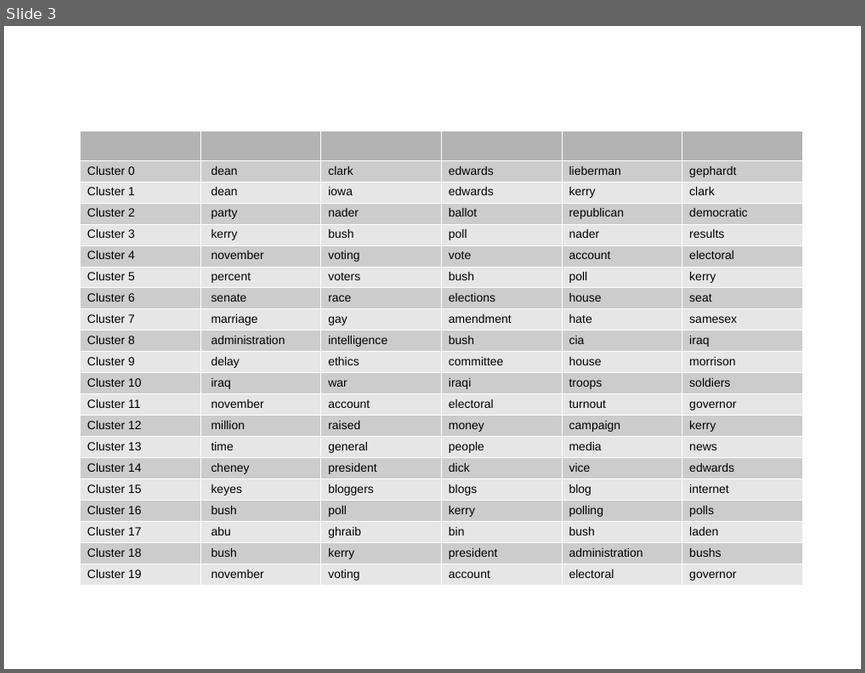
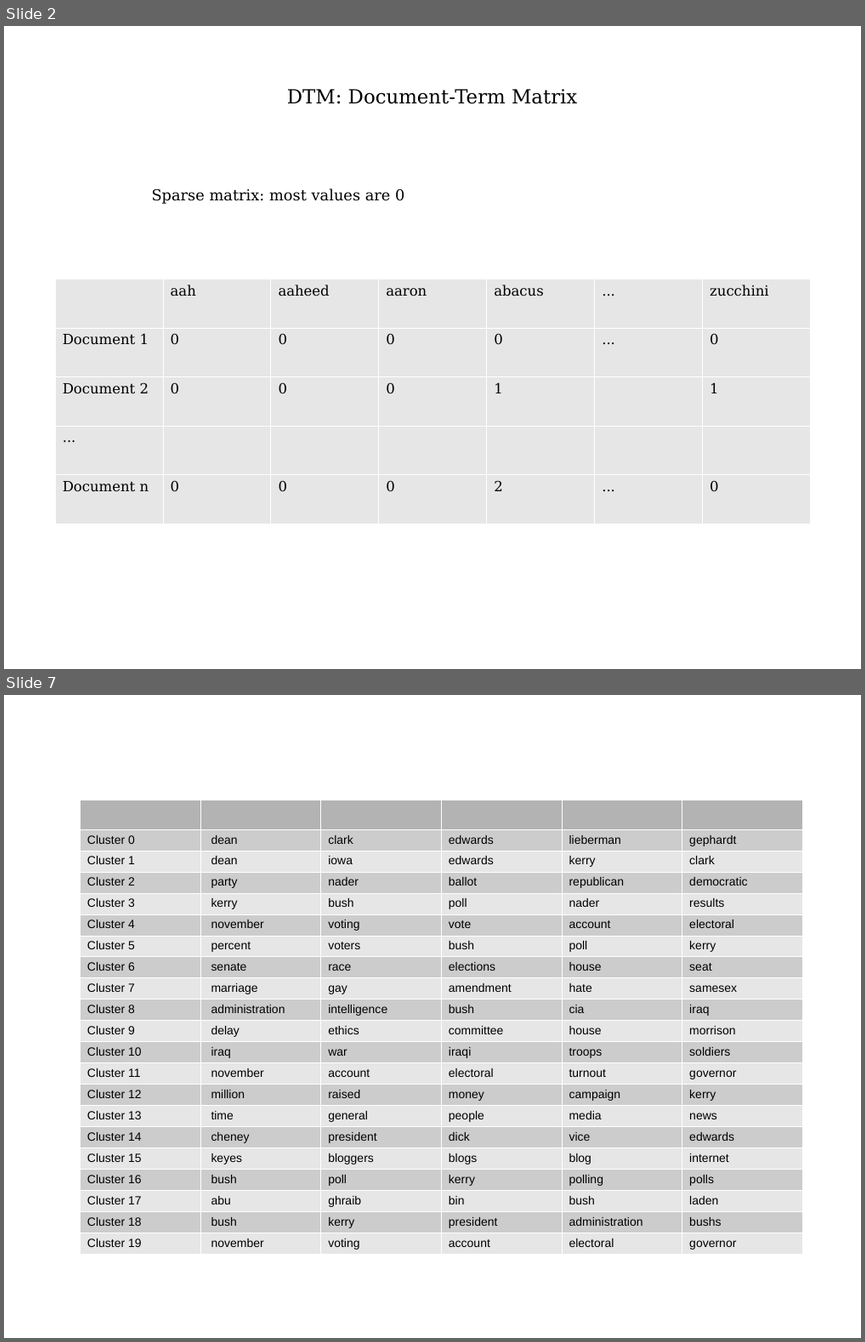
Before and after one commit to vitalv/doc-clustering-topic-modeling, a slide deck: doc-clustering-topic-modeling.odp. Shown one above the other, each under a label of ours: slide 3 before the commit, slides 2 and 7 after it; the slides between them are not shown. The pictures are 865x673 and 865x1342 pixels, drawn with LibreOffice and Linux fonts; fonts in the diff are those of the drawing. Boxes give left, top, right and bottom in pixels: in the first picture for what was removed or moved away, otherwise in the second. Text is boxed around its words. In the diff, an @@ line names an element or a change of style, - is before the commit and + after.

```diff
--- a/doc-clustering-topic-modeling.odp
+++ b/doc-clustering-topic-modeling.odp
@@ slide 2 added at bbox=[4, 26, 861, 669], background #FFFFFF @@
@@ text added at bbox=[287, 89, 577, 104], 18 pt, text #000000 @@
+DTM: Document-Term Matrix
@@ text added at bbox=[152, 188, 404, 204], 14 pt, text #000000 @@
+Sparse matrix: most values are 0
@@ table added at bbox=[54, 278, 811, 523], 5 rows, 7 columns @@
+ | aah | aaheed | aaron | abacus | ... | zucchini
+Document 1 | 0 | 0 | 0 | 0 | ... | 0
+Document 2 | 0 | 0 | 0 | 1 |  | 1
+... |  |  |  |  |  | 
+Document n | 0 | 0 | 0 | 2 | ... | 0
@@ what was slide 3 is now slide 7 @@
```
Also in this commit, not shown: 5 other slides added, 2 slides removed.
